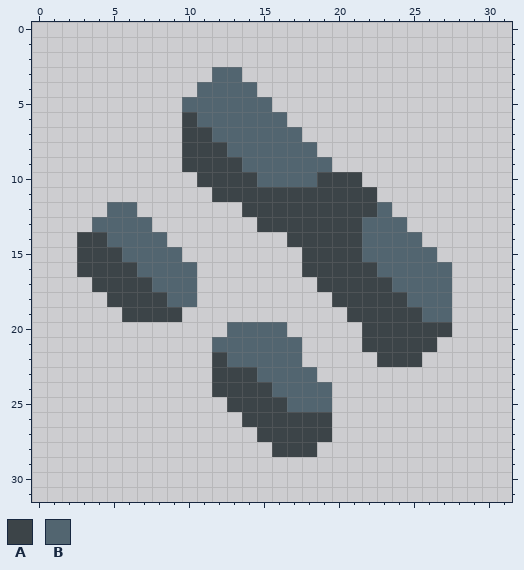
A pixel-art sprite gets an edit: sprites/blocks/environment/ore-slate1.png. The picture above was drawn from the file before the commit.
The file is 32x32 pixels. Colours within 5 levels of each other are drawn and written as one.
Palette (. is transparent): A #3c4448  B #526570
The result:
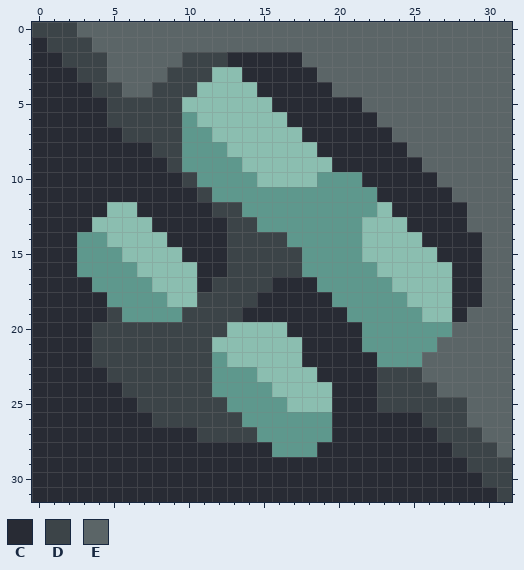
Colours new in this view: C #282b34  D #3c4448  E #5b6567
The exact change:
colour A: #3c4448 -> #5e988d
colour B: #526570 -> #8bbeb0
Changed rows in their new state; - is a pixel that keeps its letter.
first column x 0:
 0 DDDEEEEEEEEEEEEEEEEEEEEEEEEEEEEE
 1 CDDDEEEEEEEEEEEEEEEEEEEEEEEEEEEE
 2 CCDDDEEEEEDDDCCCCCEEEEEEEEEEEEEE
 3 CCCDDEEEEDDD--CCCCCEEEEEEEEEEEEE
 4 CCCCDDEEDDD----CCCCCEEEEEEEEEEEE
 5 CCCCCDDDDD------CCCCCCEEEEEEEEEE
 6 CCCCCDDDDD-------CCCCCCEEEEEEEEE
 7 CCCCCCDDDD--------CCCCCCEEEEEEEE
 8 CCCCCCCCDD---------CCCCCCEEEEEEE
 9 CCCCCCCCCD----------CCCCCCEEEEEE
10 CCCCCCCCCCD-----------CCCCCEEEEE
11 CCCCCCCCCCCD-----------CCCCCEEEE
12 CCCCC--CCCCCDD----------CCCCCEEE
13 CCCC----CCCCCDD----------CCCCEEE
14 CCC------CCCCDDDD---------CCCCEE
15 CCC-------CCCDDDDD---------CCCEE
16 CCC--------CCDDDDD----------CCEE
17 CCCC-------CDDDDCCC---------CCEE
18 CCCCC------DDDDCCCCC--------CCEE
19 CCCCCD----DDDDCCCCCCC-------CEEE
20 CCCCDDDDDDDDD----CCCCC------EEEE
21 CCCCDDDDDDDD------CCCC-----EEEEE
22 CCCCDDDDDDDD------CCCCC---EEEEEE
23 CCCCCDDDDDDD-------CCCCDDDEEEEEE
24 CCCCCCDDDDDD--------CCCDDDDEEEEE
25 CCCCCCCDDDDDD-------CCCDDDDDDEEE
26 CCCCCCCCDDDDDD------CCCCCCDDDEEE
27 CCCCCCCCCCCDDDD-----CCCCCCCDDDEE
28 CCCCCCCCCCCCCCCC---CCCCCCCCCDDDE
29 CCCCCCCCCCCCCCCCCCCCCCCCCCCCCDDD
30 CCCCCCCCCCCCCCCCCCCCCCCCCCCCCCDD
31 CCCCCCCCCCCCCCCCCCCCCCCCCCCCCCCD
Pixel boxes of the changes (left, top, right, bottom) in both pictures:
changed: (32, 22, 512, 502)
